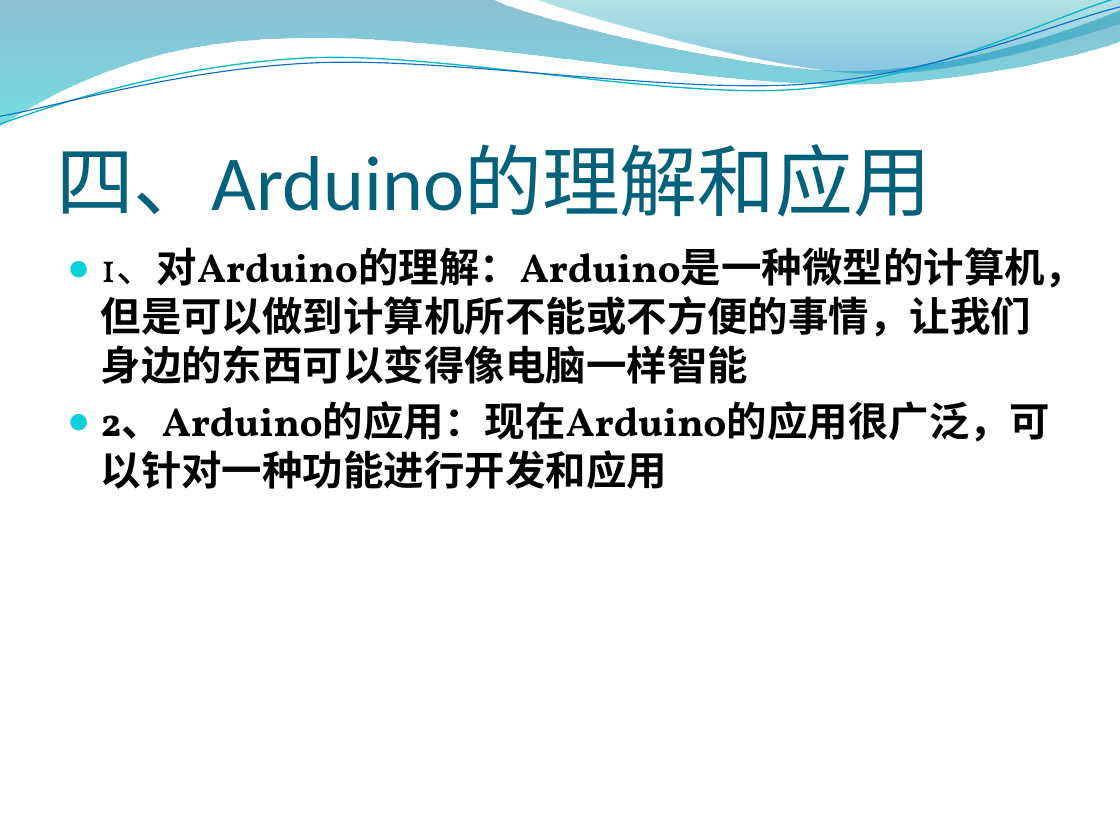
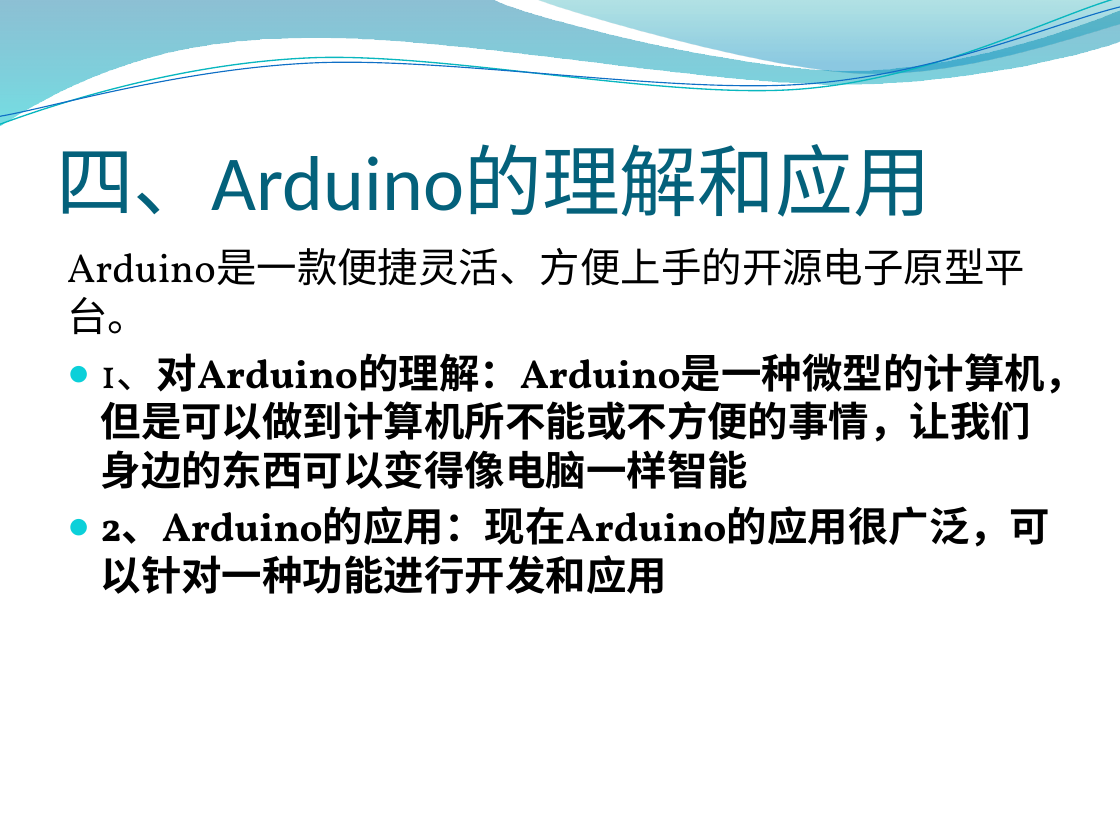
Before and after one commit to ciec20151104708/Computer-system-basis-, a slide deck: slide 6 of 深入理解计算机系统.pptx. Drawn at 1120x840 pixels with LibreOffice and Linux fonts; fonts in the diff are those of the drawing; background and template pictures are left out. Boxes give left, top, right and bottom in pixels: in the first picture for what was removed or moved away, otherwise in the second. Text is boxed around its words. In the diff, an @@ line names an element or a change of style, - is before the commit and + after.

```diff
--- a/深入理解计算机系统.pptx
+++ b/深入理解计算机系统.pptx
@@ text at (67, 248, 1025, 335): paragraph added @@
+Arduino是一款便捷灵活、方便上手的开源电子原型平台。
```
Also in this commit, not shown: 3 other slides changed.
